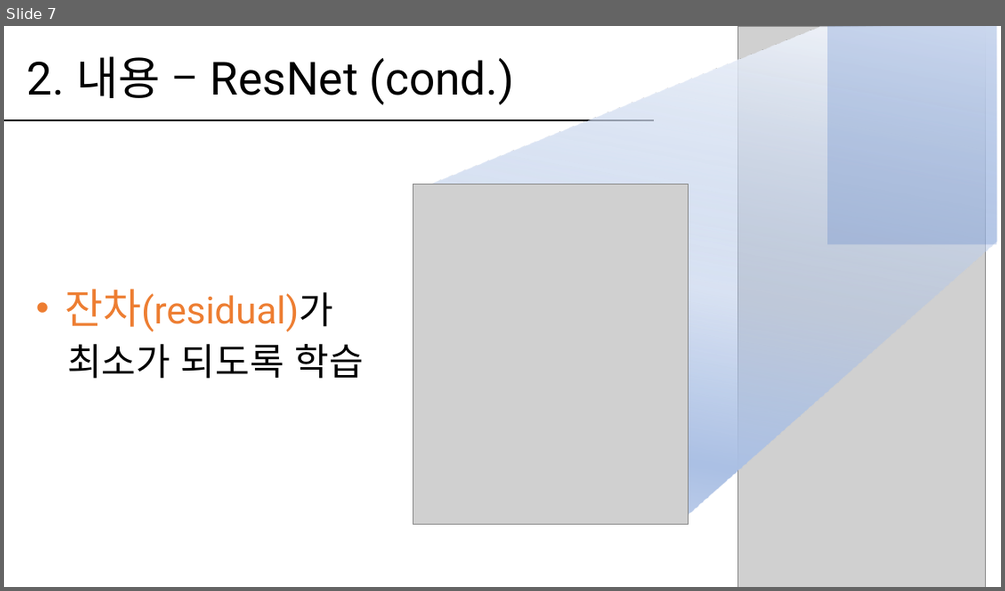
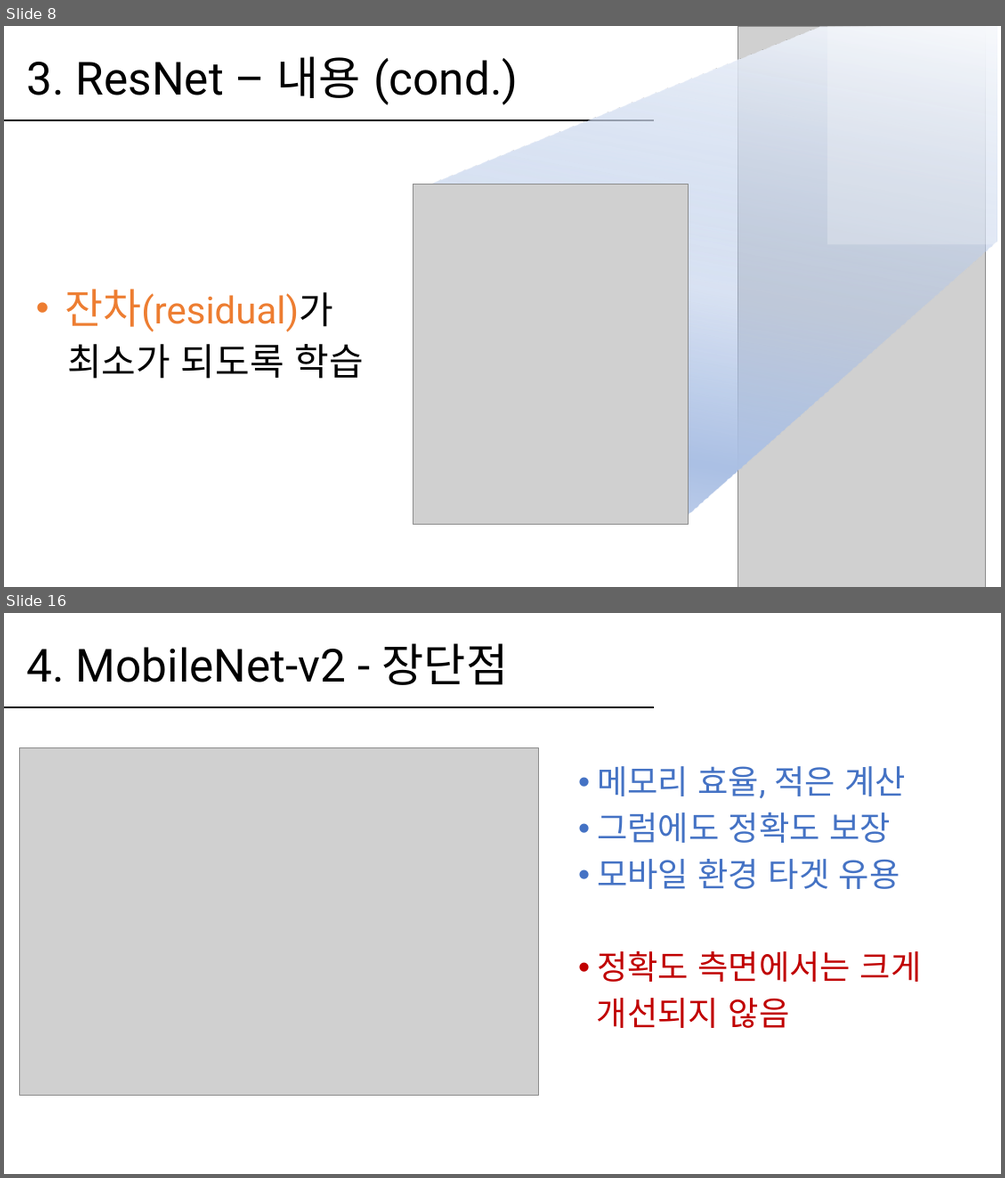
Before and after one commit to hanabzu/Computer-Vision-Project, a slide deck: report/발표_20154532.pptx. Shown one above the other, each under a label of ours: slide 7 before the commit, slides 8 and 16 after it; the slides between them are not shown. The pictures are 1005x591 and 1005x1178 pixels, drawn with LibreOffice and Linux fonts; fonts in the diff are those of the drawing; grey boxes stand for pictures. Boxes give left, top, right and bottom in pixels: in the first picture for what was removed or moved away, otherwise in the second. Text is boxed around its words. In the diff, an @@ line names an element or a change of style, - is before the commit and + after.

```diff
--- a/report/발표_20154532.pptx
+++ b/report/발표_20154532.pptx
@@ slide 16 added at (x1=4, y1=613, x2=1001, y2=1174), background #FFFFFF @@
@@ title added at (x1=27, y1=643, x2=509, y2=685), 44 pt, text #000000 @@
+4. MobileNet-v2 - 장단점
@@ line added from (4, 708) to (655, 708), #000000 1.5 pt @@
@@ picture added at (x1=20, y1=748, x2=539, y2=1095) @@
@@ text added at (x1=597, y1=766, x2=922, y2=1028), 32 pt, text #4472C4 @@
+• 메모리 효율, 적은 계산
+• 그럼에도 정확도 보장
+• 모바일 환경 타겟 유용
+• 정확도 측면에서는 크게
+개선되지 않음
@@ what was slide 7 is now slide 8 @@
@@ slide 8 changed as well @@
@@ rectangle at (x1=827, y1=26, x2=996, y2=244): fill #4472C4 at 24% opacity to #FFFFFF at 24% opacity @@
@@ title at (x1=27, y1=56, x2=518, y2=105): text changed @@
-2. 내용 – ResNet (cond.)
+3. ResNet – 내용 (cond.)
```
Also in this commit, not shown: 5 other slides changed, 13 other slides added, 6 slides removed, 2 other files.
